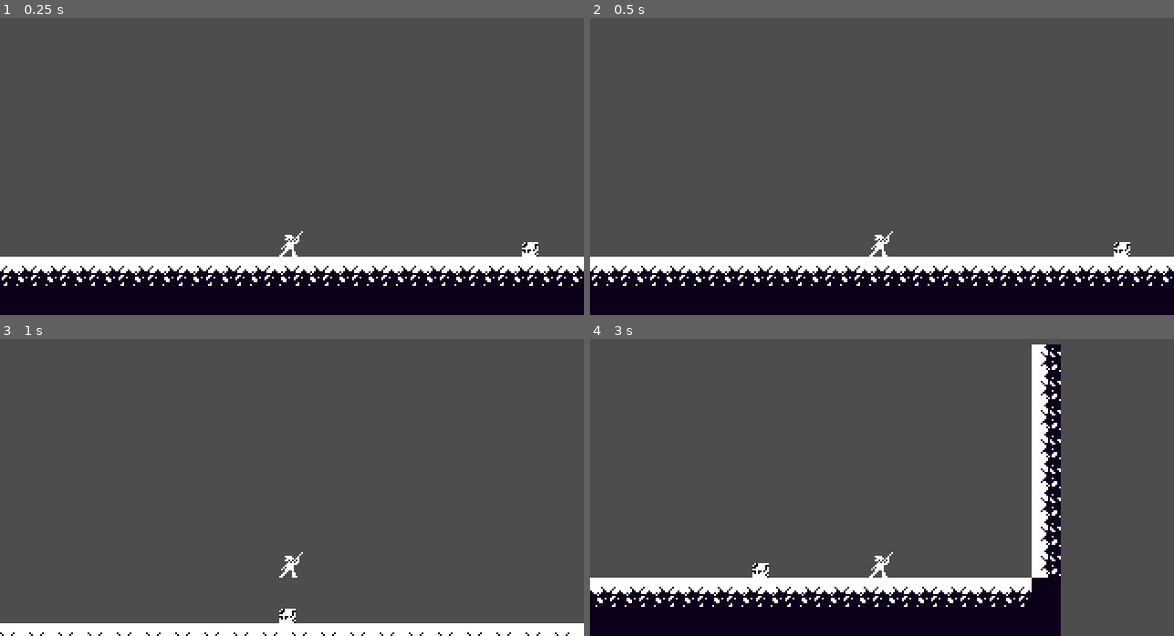
Above: before the commit, frames 1-4 (two rows, left to right).
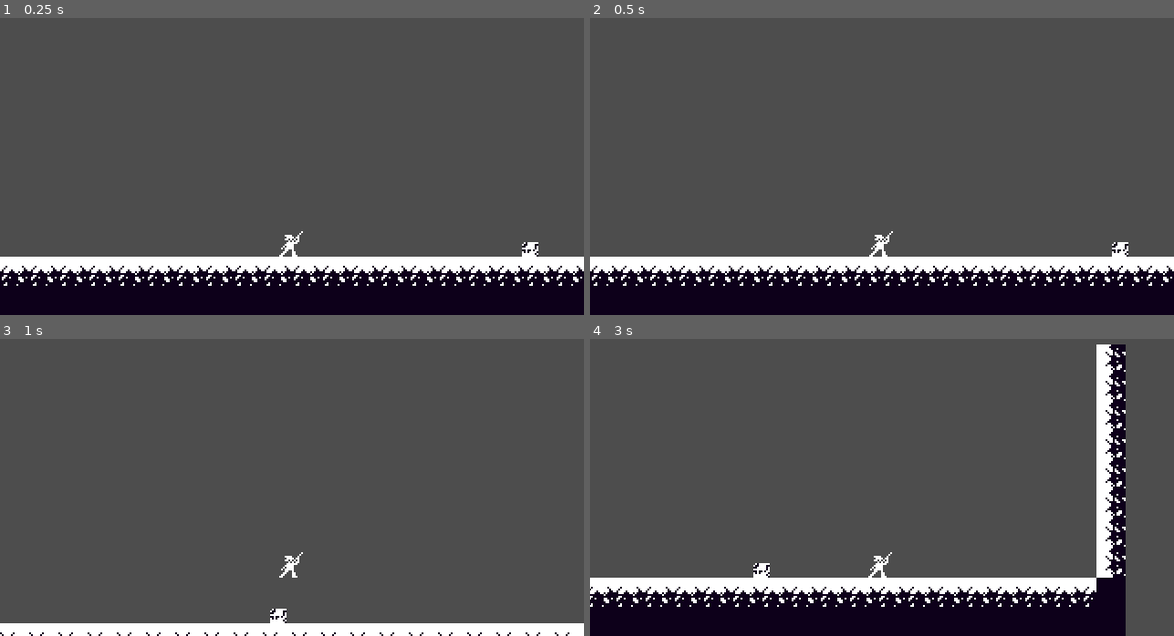
Above: after the commit, the same moments.

Repository: themoeboy/project-memory
Game: Godot game, scene res://src/main.tscn
The game is run twice, just before and just after one commit, with the same random seed, the same clock (stepped at 60 frames per second) and the same inputs.
Inputs:
- Up to frame 1 (0.25 s): no input
- Up to frame 2 (0.5 s): no input
- Up to frame 3 (1 s): tap Enter at 0.5 s; hold D (move_right) from 0.53 s (still down); tap Shift (dash) at 0.6 s; tap Space (jump) at 0.77 s
- Up to frame 4 (3 s): tap Shift (dash) at 1.35, 2.1, 2.85 s; tap Space (jump) at 1.52 s; release D (move_right) at 2.03 s; hold A (move_left) 2.03-2.78 s; hold D (move_right) from 2.78 s (still down)

Frame 1 is identical in both runs. In frame 2, less than 0.1% of the frame differs, in the area x 89-93%, y 75-81%; in frame 3, 0.2%; in frame 4, 12%, in the area x 0-92%, y 1-100%.
Error in both runs: Attempt to call function 'is_colliding' in base 'null instance' on a null instance. (res://src/player/player.gd:177)

Commit message:
Patrolling Behavior fix

Diff:
--- a/src/enemy/enemy.gd
+++ b/src/enemy/enemy.gd
@@ -13,21 +13,21 @@
 
 @export var ACCELERATION: float = 100.0
 @export var MAX_SPEED: float = 100.0
+@export var SPEED: float = 100.0
 @export var DEACCELERATION = 1000.0
 @onready var ai_controller = $ai_controller  # Reference to AI logic
 
-var ai_direction
+var ai_direction = 1
 
 func _physics_process(delta):
-	if ai_controller:
-		ai_direction = ai_controller.direction  # Use AI input
-
-	# Movement handling
+	print(velocity.x)
 	if ai_direction != 0:
-		velocity.x = move_toward(velocity.x, ai_direction * MAX_SPEED, ACCELERATION * delta)
+		if abs(velocity.x) >= MAX_SPEED:
+			velocity.x = sign(velocity.x) * MAX_SPEED  # Clamp speed
+		else:
+			velocity.x = move_toward(velocity.x, ai_direction * SPEED, ACCELERATION * delta)
 	else:
-		velocity.x = move_toward(velocity.x, 0, DEACCELERATION * delta)
-
+		velocity.x = move_toward(velocity.x, 0, DEACCELERATION * delta)  # Decelerate smoothly
 	# Gravity
 	if not is_on_floor():
 		velocity.y += GRAVITY * delta
--- a/src/enemy/slime.tscn
+++ b/src/enemy/slime.tscn
@@ -10,7 +10,8 @@
 [node name="slime" type="CharacterBody2D"]
 script = ExtResource("1_6j2al")
 ACCELERATION = 20.0
-MAX_SPEED = 80.0
+MAX_SPEED = 50.0
+SPEED = 50.0
 
 [node name="sprite" type="Sprite2D" parent="."]
 position = Vector2(0, -8)
--- a/src/helpers/ai_controller.gd
+++ b/src/helpers/ai_controller.gd
@@ -38,19 +38,24 @@
 
 func patrol_behavior(delta):
 	var distance_from_start = enemy.global_position.x - start_position.x
+	var reversed = false
 
-	print("Current Distance:", distance_from_start)
-	print("Patrol Range:", patrol_range)
 
-	if distance_from_start == patrol_range:
-		direction = 0  # Move left
-	# Flip direction when exceeding patrol range
-	if distance_from_start >= patrol_range:
-		direction = -1  # Move left
-	elif distance_from_start <= -patrol_range:
-		direction = 1   # Move right
+	# Stop when reaching patrol limit before reversing
+	if abs(distance_from_start) >= patrol_range and !reversed:
+		enemy.ai_direction = 0  # Hard stop
+		reversed = true
+		await get_tree().create_timer(0.5).timeout  # 0.5s pause before reversing
+	if reversed and distance_from_start >= patrol_range:
+		direction = -1  # Reverse direction
+		enemy.ai_direction = direction  # Resume moving
+		reversed = false
+	elif reversed and distance_from_start <= patrol_range:
+		direction = 1  # Reverse direction
+		enemy.ai_direction = direction  # Resume moving
+		reversed = false
 
-	enemy.ai_direction = direction
+
 
 
 func chase_behavior(delta):
--- a/src/main.tscn
+++ b/src/main.tscn
@@ -17,3 +17,5 @@
 
 [node name="slime" parent="." instance=ExtResource("3_5q4o7")]
 position = Vector2(427, 280)
+ACCELERATION = 5.0
+MAX_SPEED = 20.0
